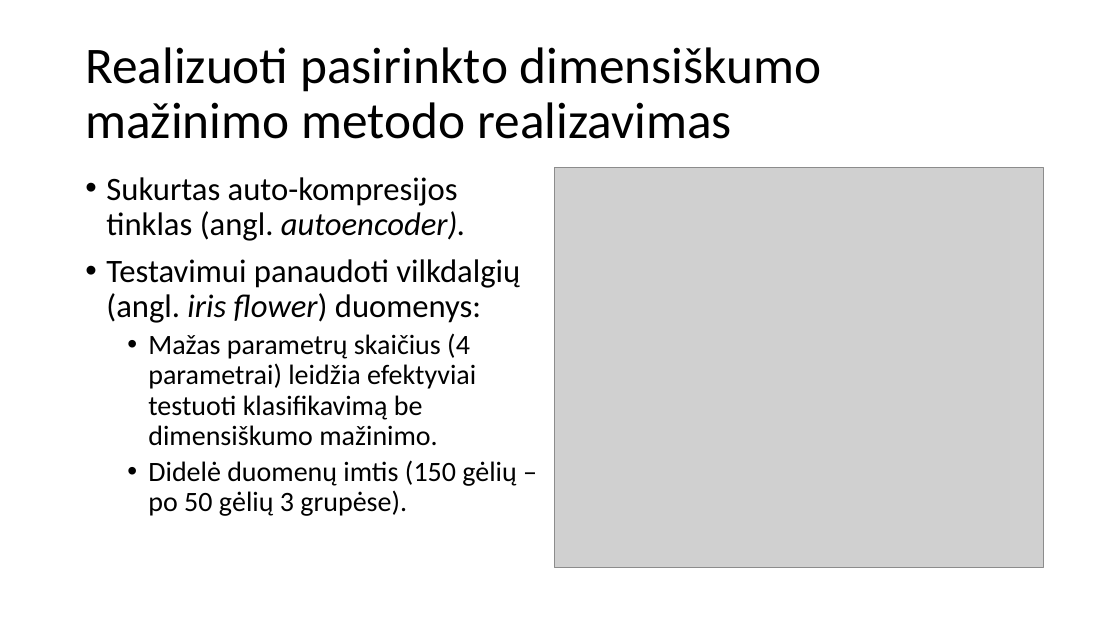
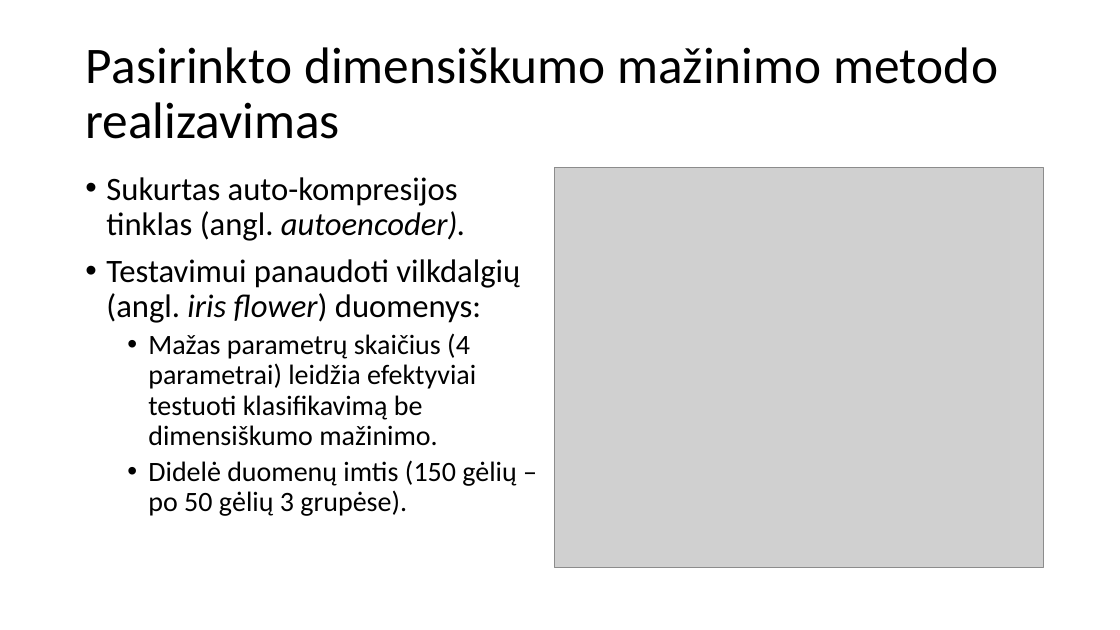
Before and after one commit to donce/bakalauras, a slide deck: slide 6 of pristatymas.pptx. Drawn at 1120x630 pixels with LibreOffice and Linux fonts; fonts in the diff are those of the drawing; grey boxes stand for pictures. Boxes give left, top, right and bottom in pixels: in the first picture for what was removed or moved away, otherwise in the second. Text is boxed around its words. In the diff, an @@ line names an element or a change of style, - is before the commit and + after.

```diff
--- a/pristatymas.pptx
+++ b/pristatymas.pptx
@@ title at (x1=85, y1=47, x2=998, y2=139): text changed @@
-Realizuoti pasirinkto dimensiškumo mažinimo metodo realizavimas
+Pasirinkto dimensiškumo mažinimo metodo realizavimas
```
Also in this commit, not shown: 8 other slides changed.
